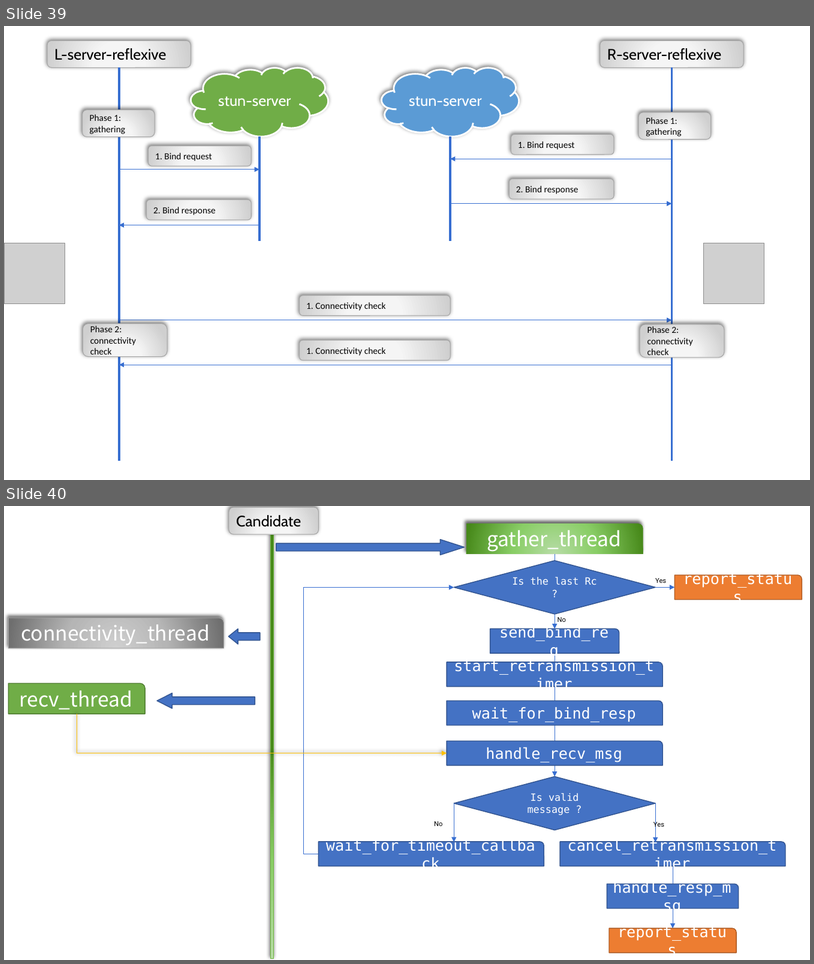
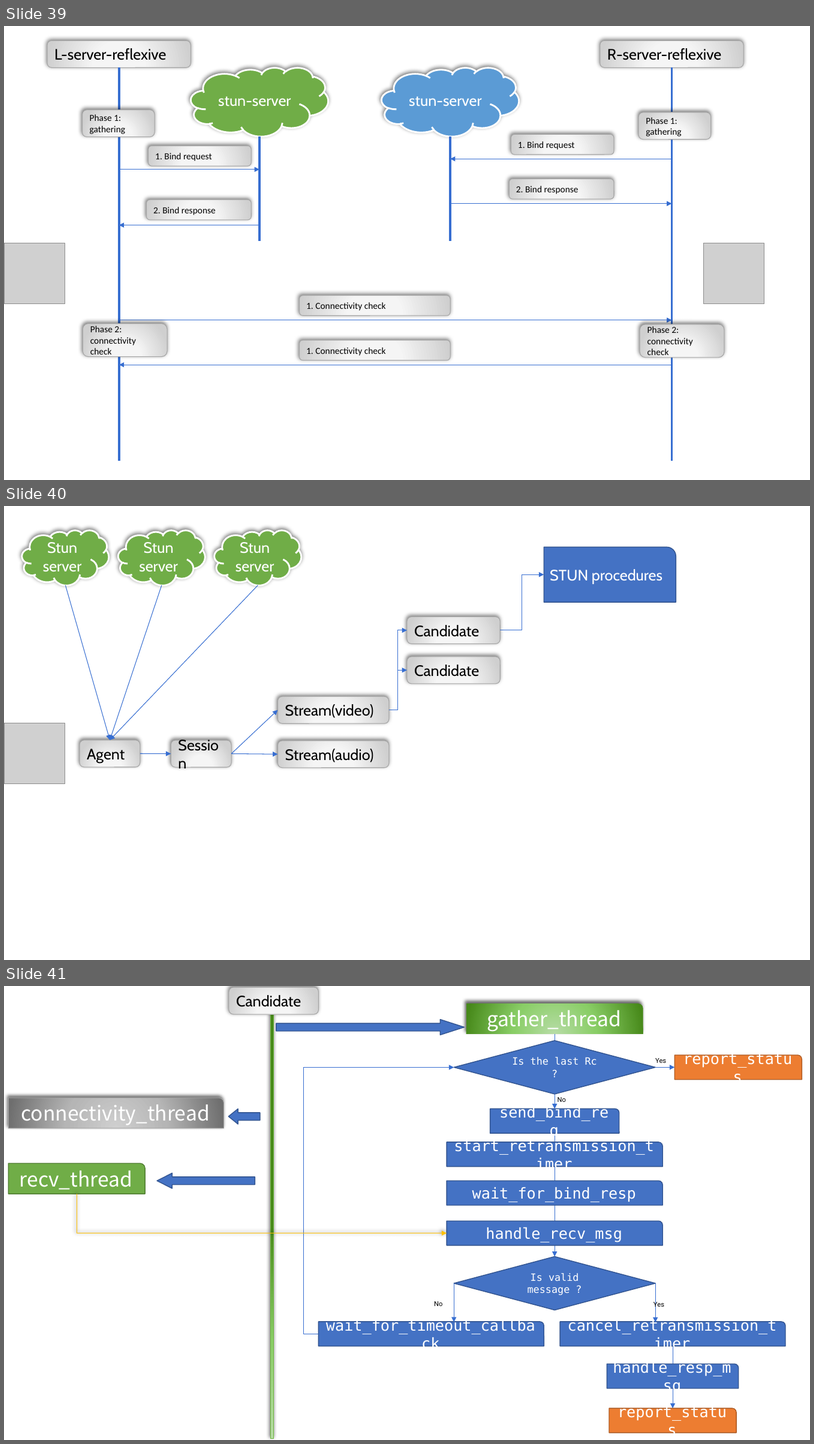
Before and after one commit to httpmail/ice, a slide deck: docs.pptx. Shown one above the other, each under a label of ours: slides 39 and 40 before the commit, slides 39, 40 and 41 after it. The pictures are 814x964 and 814x1444 pixels, drawn with LibreOffice and Linux fonts; fonts in the diff are those of the drawing; grey boxes stand for pictures. Boxes give left, top, right and bottom in pixels: in the first picture for what was removed or moved away, otherwise in the second. Text is boxed around its words. In the diff, an @@ line names an element or a change of style, - is before the commit and + after.

```diff
--- a/docs.pptx
+++ b/docs.pptx
@@ slide 40 added at box(4, 506, 810, 960), background #FFFFFF @@
@@ cloud added at box(22, 530, 109, 585), fill #70AD47, outline #FFFFFF 2 pt, 18 pt, text #FFFFFF @@
+Stun
+server
@@ cloud added at box(119, 530, 206, 585), fill #70AD47, outline #FFFFFF 2 pt, 18 pt, text #FFFFFF @@
+Stun
+server
@@ cloud added at box(215, 530, 302, 585), fill #70AD47, outline #FFFFFF 2 pt, 18 pt, text #FFFFFF @@
+Stun
+server
@@ round rect added at box(544, 547, 676, 602), fill #4472C4, outline #325491 1 pt, 18 pt, text #FFFFFF @@
+STUN procedures
@@ elbow arrow added from (501, 630) to (544, 574), #376ED1 0.75 pt @@
@@ arrow added from (66, 585) to (110, 740), #376ED1 0.75 pt @@
@@ arrow added from (162, 585) to (110, 740), #376ED1 0.75 pt @@
@@ arrow added from (258, 585) to (110, 740), #376ED1 0.75 pt @@
@@ elbow arrow added from (389, 710) to (408, 630), #376ED1 0.75 pt @@
@@ rounded rectangle added at box(408, 617, 501, 644), fill gradient #F8F8F8 to #F5F5F5 to #CFCFCF, outline #A5A5A5 0.75 pt, 18 pt, text #000000 @@
+Candidate
@@ rounded rectangle added at box(408, 657, 501, 684), fill gradient #F8F8F8 to #F5F5F5 to #CFCFCF, outline #A5A5A5 0.75 pt, 18 pt, text #000000 @@
+Candidate
@@ elbow arrow added from (389, 710) to (408, 670), #376ED1 0.75 pt @@
@@ rounded rectangle added at box(278, 697, 389, 724), fill gradient #F8F8F8 to #F5F5F5 to #CFCFCF, outline #A5A5A5 0.75 pt, 18 pt, text #000000 @@
+Stream(video)
@@ arrow added from (231, 753) to (278, 710), #376ED1 0.75 pt @@
@@ picture added at box(5, 723, 65, 784) @@
@@ rounded rectangle added at box(80, 740, 140, 768), fill gradient #F8F8F8 to #F5F5F5 to #CFCFCF, outline #A5A5A5 0.75 pt, 18 pt, text #000000 @@
+Agent
@@ arrow added from (140, 753) to (171, 753), #376ED1 0.75 pt @@
@@ rounded rectangle added at box(171, 740, 231, 768), fill gradient #F8F8F8 to #F5F5F5 to #CFCFCF, outline #A5A5A5 0.75 pt, 18 pt, text #000000 @@
+Session
@@ arrow added from (231, 753) to (278, 754), #376ED1 0.75 pt @@
@@ rounded rectangle added at box(278, 741, 389, 768), fill gradient #F8F8F8 to #F5F5F5 to #CFCFCF, outline #A5A5A5 0.75 pt, 18 pt, text #000000 @@
+Stream(audio)
@@ what was slide 40 is now slide 41 @@
```
Also in this commit, not shown: 11 other files.
